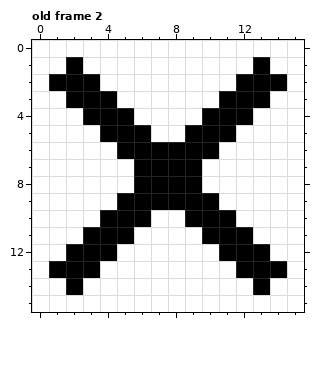
Pixel-art file -- Assets/Images/UI Images/ChartEditor/closeIcon.aseprite. Above is the file before it was changed.
16x16 pixels, 2 frames. Shown: old frame 2. The commit also changed other frames, which this record leaves out.
New version:
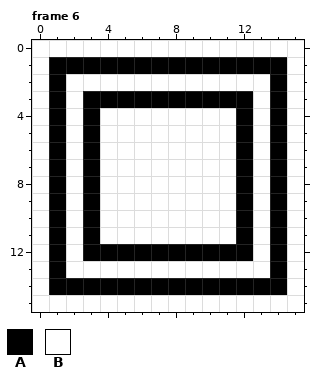
Palette (. is transparent): A #000000  B #ffffff
A new or re-ordered frame is compared with the old frame closest to it.
Edits made:
frames 2 -> 6
Frame 6 is new; against old frame 2:
y 1: x 1 B -> A; x 3..12 BBBBBBBBBB -> AAAAAAAAAA; x 14 B -> A
y 2: x 2..3 AA -> BB; x 12..13 AA -> BB
y 3: x 1..2 BA -> AB; x 5..10 BBBBBB -> AAAAAA; x 13..14 AB -> BA
y 4: x 1 B -> A; x 4..5 AA -> BB; x 10..11 AA -> BB; x 14 B -> A
y 5: x 1 B -> A; x 3..6 BAAA -> ABBB; x 9..12 AAAB -> BBBA; x 14 B -> A
y 6: x 1 B -> A; x 3 B -> A; x 5..10 AAAAAA -> BBBBBB; x 12 B -> A; x 14 B -> A
y 7..8: x 1 B -> A; x 3 B -> A; x 6..9 AAAA -> BBBB; x 12 B -> A; x 14 B -> A
y 9: x 1 B -> A; x 3 B -> A; x 5..10 AAAAAA -> BBBBBB; x 12 B -> A; x 14 B -> A
y 10: x 1 B -> A; x 3..6 BAAA -> ABBB; x 9..12 AAAB -> BBBA; x 14 B -> A
y 11: x 1 B -> A; x 4..5 AA -> BB; x 10..11 AA -> BB; x 14 B -> A
y 12: x 1..2 BA -> AB; x 5..10 BBBBBB -> AAAAAA; x 13..14 AB -> BA
y 13: x 2..3 AA -> BB; x 12..13 AA -> BB
y 14: x 1 B -> A; x 3..12 BBBBBBBBBB -> AAAAAAAAAA; x 14 B -> A
Boxes around the changes in both pictures, in picture pixels (x1, y1, x2, y2):
changed: (49, 57, 287, 295)
